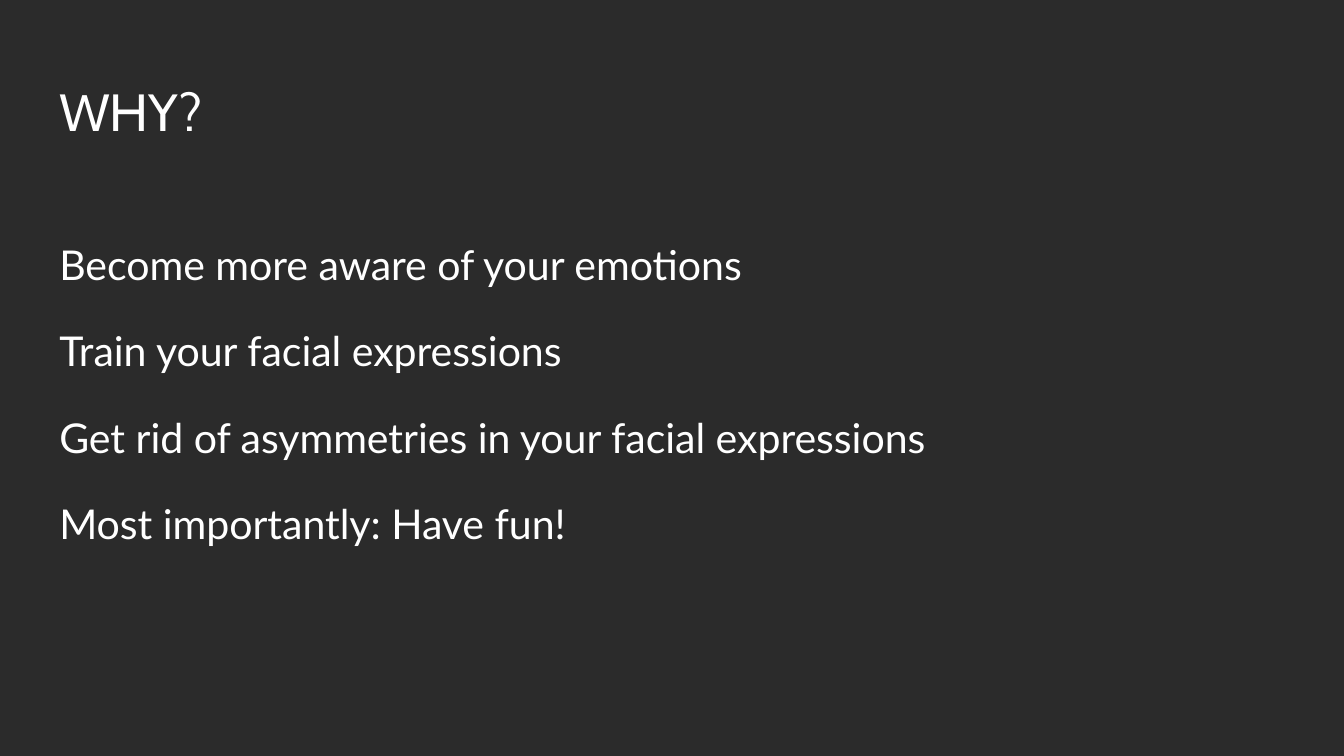
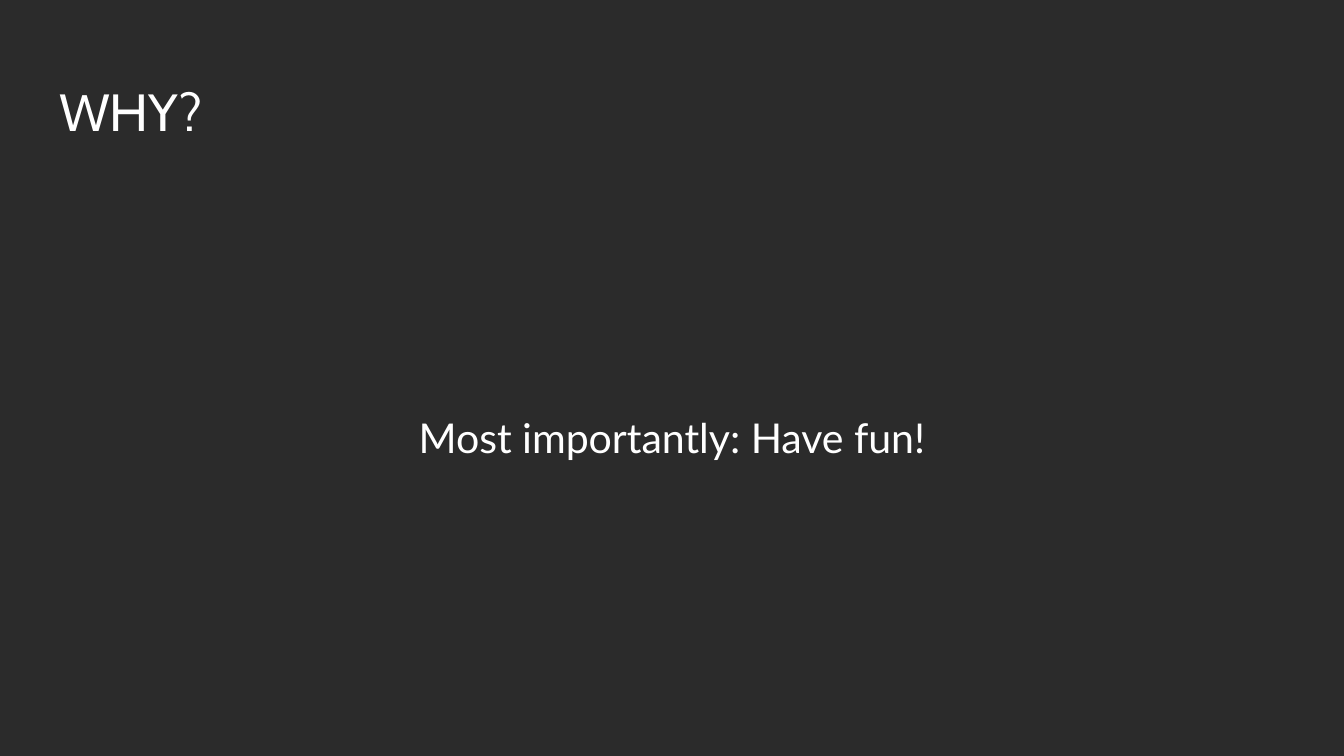
Before and after one commit to b3nk4n/AI-Hackathon, a slide deck: slide 6 of docs/AI Hackathon - Presentation.pptx (slide 3 before the commit). Drawn at 1344x756 pixels with LibreOffice and Linux fonts; fonts in the diff are those of the drawing; background and template pictures are left out; a plain dark background stands for a picture behind light text. Boxes give left, top, right and bottom in pixels: in the first picture for what was removed or moved away, otherwise in the second. Text is boxed around its words. In the diff, an @@ line names an element or a change of style, - is before the commit and + after.

```diff
--- a/docs/AI Hackathon - Presentation.pptx
+++ b/docs/AI Hackathon - Presentation.pptx
@@ text "Most importantly: Have fun!" at (419, 422, 925, 460): alignment left to centre @@
@@ text at (59, 250, 926, 460): paragraphs removed @@
-Become more aware of your emotions
-Train your facial expressions
-Get rid of asymmetries in your facial expressions
```
Also in this commit, not shown: 4 other slides changed, 5 slides added, 1 slide removed.
